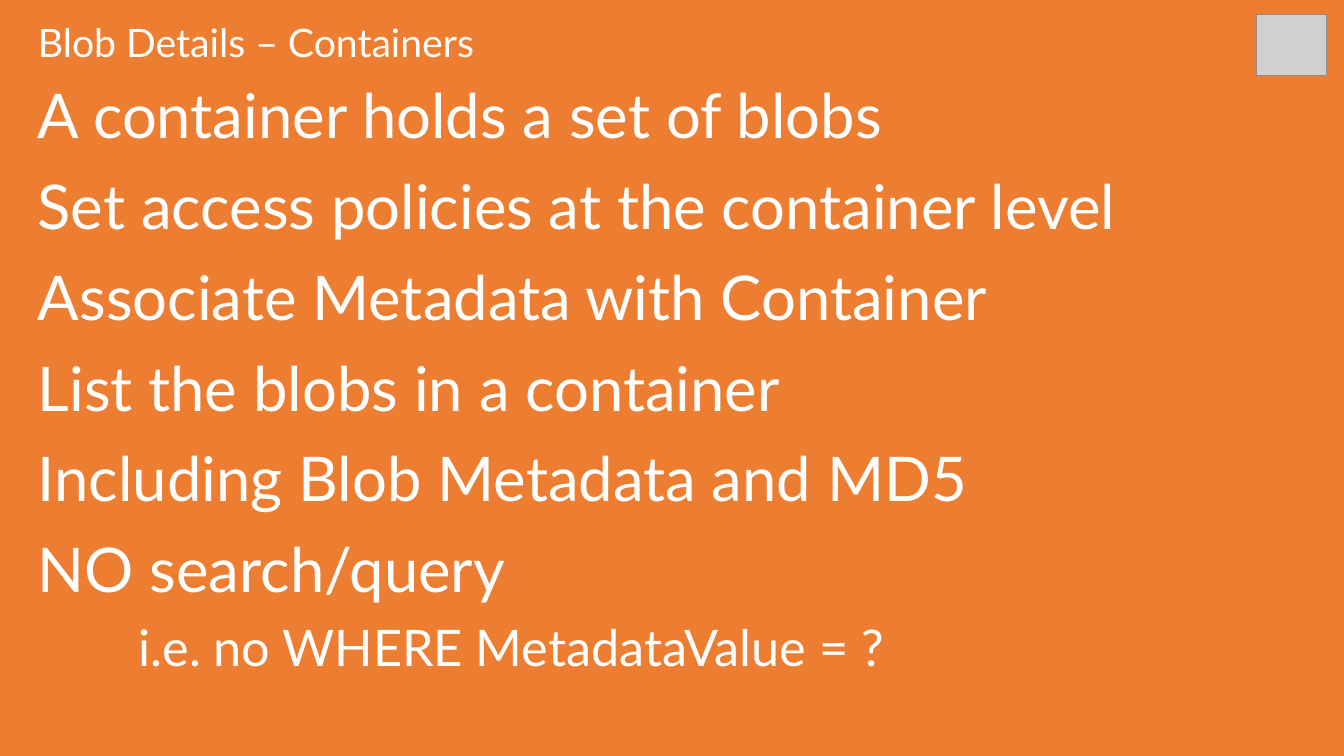
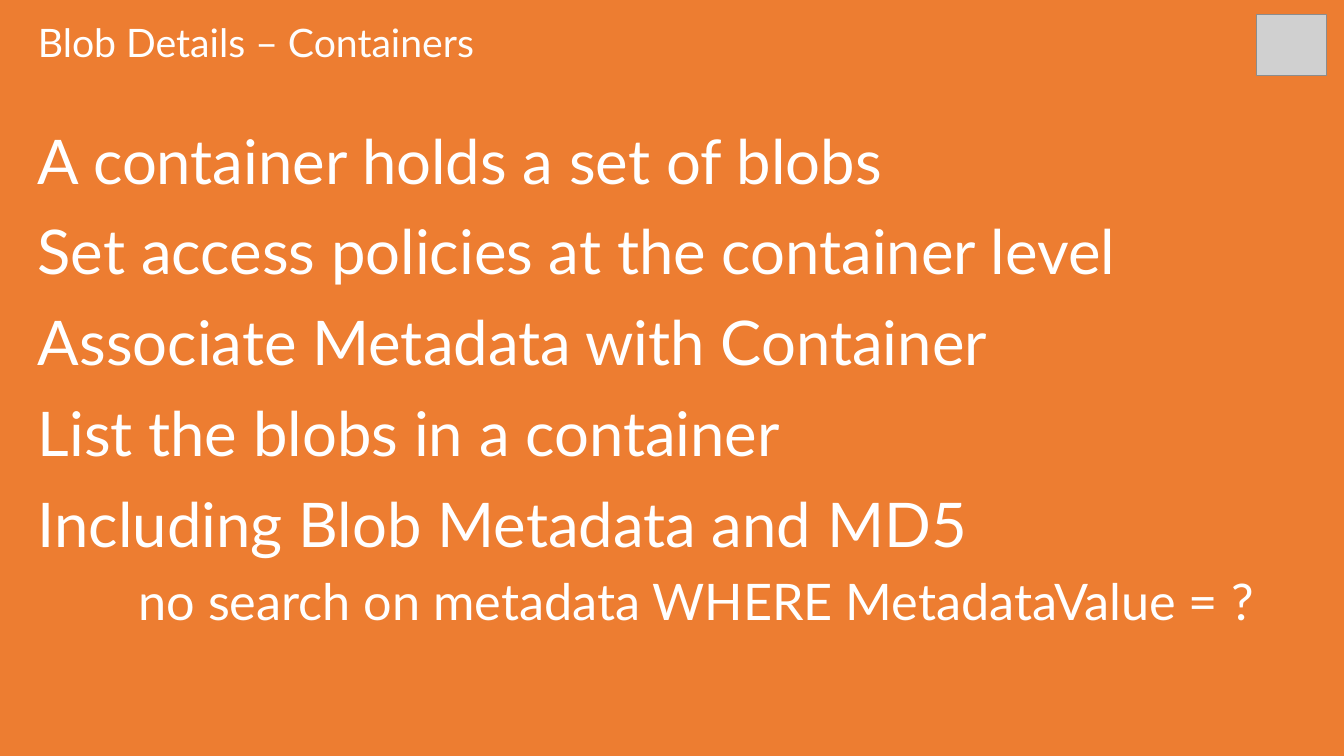
Before and after one commit to sack212/BasicAzureCamp, a slide deck: slide 12 of Data-Storage/Data-Storage.pptx (slide 8 before the commit). Drawn at 1344x756 pixels with LibreOffice and Linux fonts; fonts in the diff are those of the drawing; grey boxes stand for pictures. Boxes give left, top, right and bottom in pixels: in the first picture for what was removed or moved away, otherwise in the second. Text is boxed around its words. In the diff, an @@ line names an element or a change of style, - is before the commit and + after.

```diff
--- a/Data-Storage/Data-Storage.pptx
+++ b/Data-Storage/Data-Storage.pptx
@@ text at (38, 501, 1176, 621): text changed; size 44 to 36 pt @@
-Including Blob Metadata and MD5
-NO search/query
-i.e. no WHERE MetadataValue = ?
+Including Blob Metadata and MD5
+no search on metadata WHERE MetadataValue = ?
```
Also in this commit, not shown: 13 other slides changed, 7 slides added, 1 slide removed.
